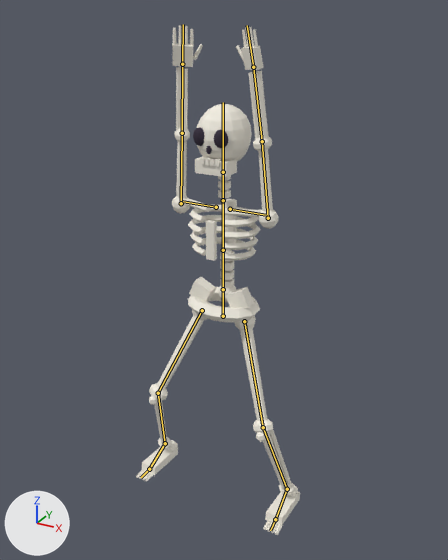
One commit to the Blender file assets/coach/coach_skeleton_jacks.blend: the scene before it, then after it.
Rendered twice from a 50 mm lens placed at (1.102, -1.997, 2.016), pointed at (0.009, -0.01, 1.023). The lights are fixed; the arrows at lower left show +X, +Y and +Z. The picture after the commit comes second. Both versions are drawn at frame 12 of the action 'demo_loop'; the numbers are the values there. The bones that bend it are drawn over the model as lines.

Names of what the first picture shows: 'CoachBones'.
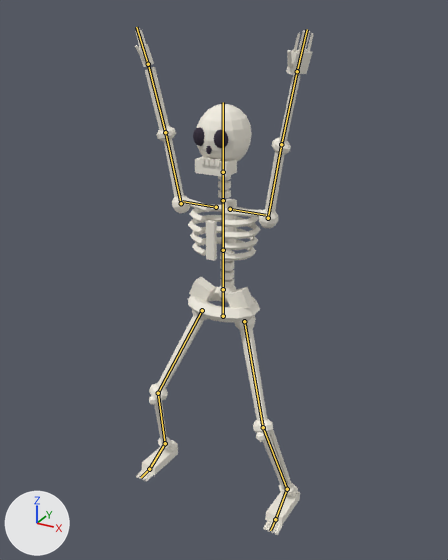
The change in detail:
Bone 'upper_arm.L' (bone_upper_arm_l) turns from (-165, -77, -12) to (-1, -9, -162) degrees about its own x, y and z.
Bone 'upper_arm.R' (bone_upper_arm_r) turns from (-165, 77, 12) to (-1, 9, 162) degrees about its own x, y and z.

Location of each change, (x1, y1, x2, y2) in pixels of the pictures (448 x 560 px):
'CoachBones', posed (8% wider)
    before: (136, 26, 300, 535)
    after: (135, 28, 313, 535)
bone 'upper_arm.L', root to tip
    before: (268, 218) to (262, 141)
    after: (268, 218) to (281, 144)
bone 'upper_arm.R', root to tip
    before: (181, 203) to (182, 133)
    after: (181, 203) to (165, 132)
